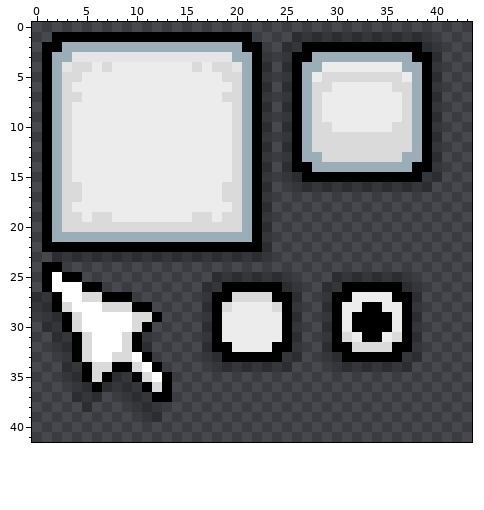
Two versions of one pixel-art sprite, bin/data/warr_engine/ui/simple_ui.png. The picture above is the old version.
The file is 64x64 pixels. Pixels under 10% opacity are left out. Shown: x 0..43, y 0..41.
After the commit:
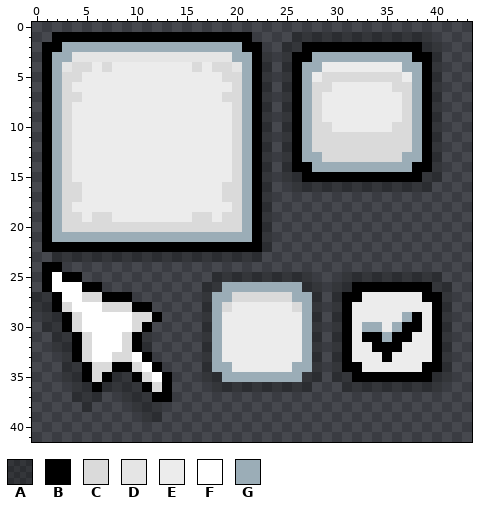
Palette (. is transparent): A #00000040  B #000000  C #dadada  D #e5e5e5  E #ececec  F #ffffff  G #9badb7
The exact change:
@@ x 15..43 @@
 22 BBBBBBBBA....................
-23 AAAAAAAAA....................
+23 AAAAAAAA.....................
 24 .............................
-25 ...AAAAAAAA....AAAAAAAA......
-26 ..AABBBBBBAA..AABBBBBBAA.....
-27 ..ABBCCCCBBA..ABBEEEEBBA.....
-28 ..ABCEEEECBA..ABEEBBEEBA.....
-29 ..ABEEEEEEBA..ABEBBBBEBA.....
-30 ..ABEEEEEEBA..ABEBBBBEBA.....
-31 ..ABEEEEEEBA..ABCEBBECBA.....
-32 ..ABBEEEEBBA..ABBCCCCBBA.....
-33 ..AABBBBBBAA..AABBBBBBAA.....
-34 ...AAAAAAAA....AAAAAAAA......
-35 .............................
-36 .............................
+25 ...AAAAAAAAAA...AAAAAAAAAA...
+26 ..AAGGGGGGGGAA.AABBBBBBBBAA..
+27 ..AGGCCCCCCGGA.ABBEEEEEEBBA..
+28 ..AGCEEEEEECGA.ABEEEEEEEEBA..
+29 ..AGEEEEEEEEGA.ABEEEEEGBEBA..
+30 ..AGEEEEEEEEGA.ABEGGEGBBEBA..
+31 ..AGEEEEEEEEGA.ABEBBGBBEEBA..
+32 ..AGEEEEEEEEGA.ABEEBBBEEEBA..
+33 ..AGEEEEEEEEGA.ABEEEBEEEEBA..
+34 ..AGGEEEEEEGGA.ABBEEEEEEBBA..
+35 ..AAGGGGGGGGAA.AABBBBBBBBAA..
+36 ...AAAAAAAAAA...AAAAAAAAAA...
 37 .............................
